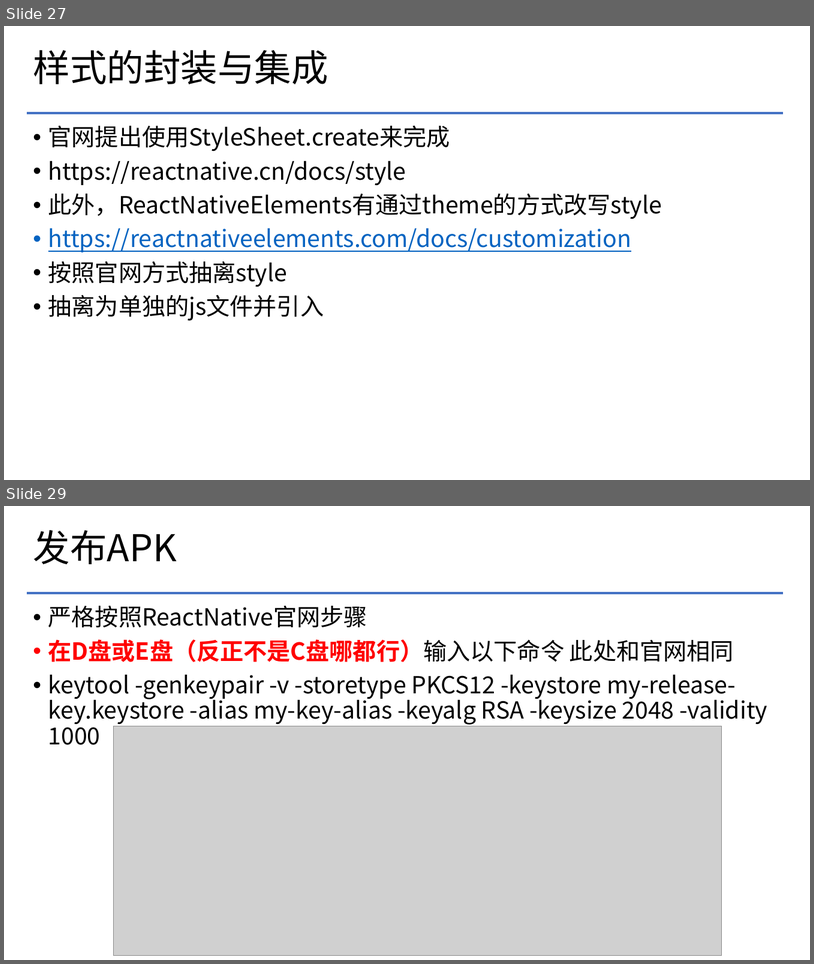
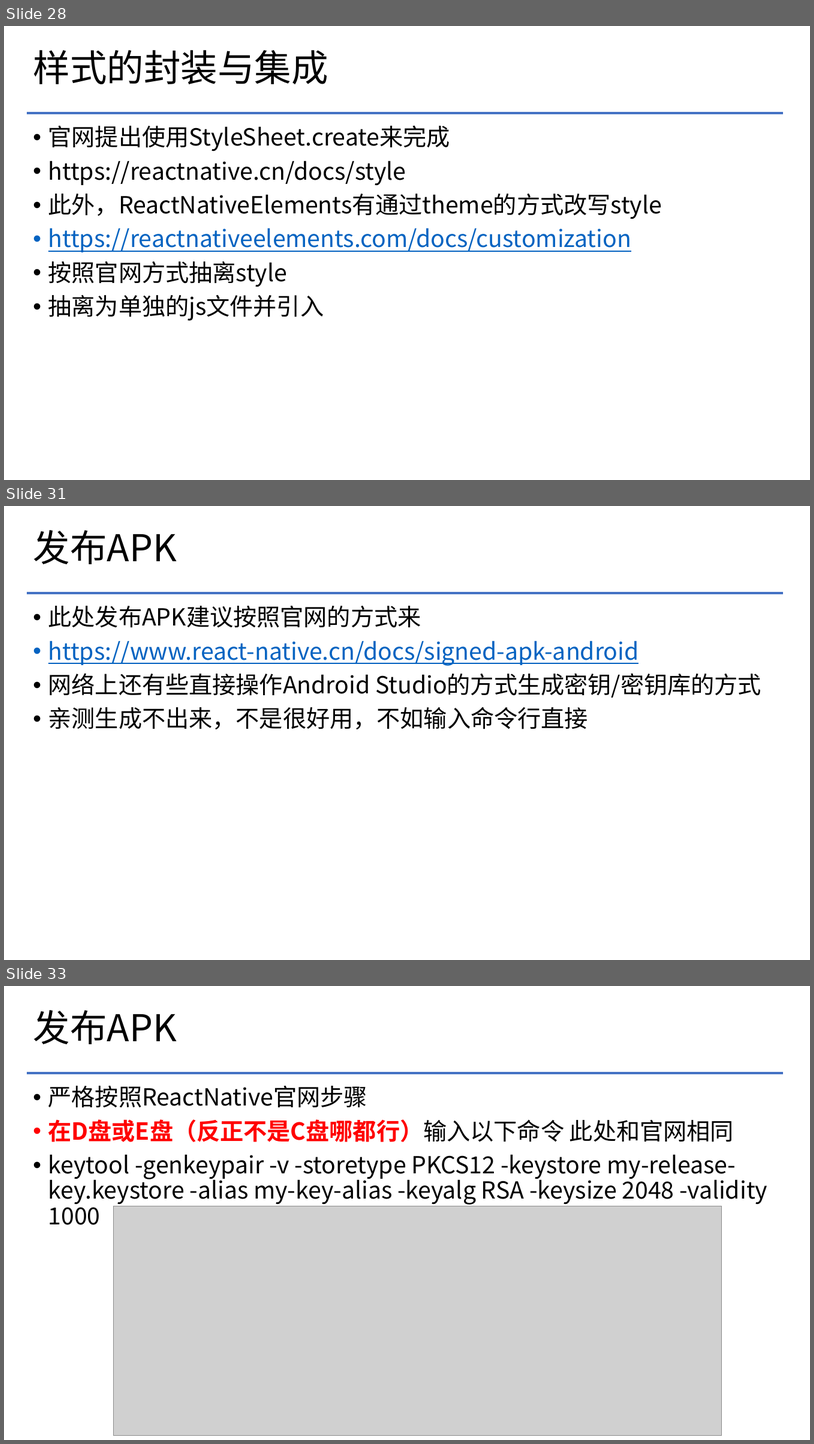
Before and after one commit to greatgu99/myApp, a slide deck: 文档/ReactNative项目入门.pptx. Shown one above the other, each under a label of ours: slides 27 and 29 before the commit, slides 28, 31 and 33 after it; the slides between them are not shown. The pictures are 814x964 and 814x1444 pixels, drawn with LibreOffice and Linux fonts; fonts in the diff are those of the drawing; grey boxes stand for pictures; background and template pictures are left out. Boxes give left, top, right and bottom in pixels: in the first picture for what was removed or moved away, otherwise in the second. Text is boxed around its words. In the diff, an @@ line names an element or a change of style, - is before the commit and + after.

Commit message:
new docs

```diff
--- a/文档/ReactNative项目入门.pptx
+++ b/文档/ReactNative项目入门.pptx
@@ slide 31 added at (x1=4, y1=506, x2=810, y2=960), background #FFFFFF; not listed: 1 template element that a slide beside it also shows @@
@@ title added at (x1=33, y1=530, x2=177, y2=564), 44 pt, text #000000 @@
+发布APK
@@ text added at (x1=48, y1=606, x2=762, y2=729), 28 pt, text #000000 @@
+• 此处发布APK建议按照官网的方式来
+• https://www.react-native.cn/docs/signed-apk-android
+• 网络上还有些直接操作Android Studio的方式生成密钥/密钥库的方式
+• 亲测生成不出来，不是很好用，不如输入命令行直接
@@ what was slide 27 is now slide 28 @@
@@ what was slide 29 is now slide 33 @@
```
Also in this commit, not shown: 4 slides changed, 19 other slides added.
